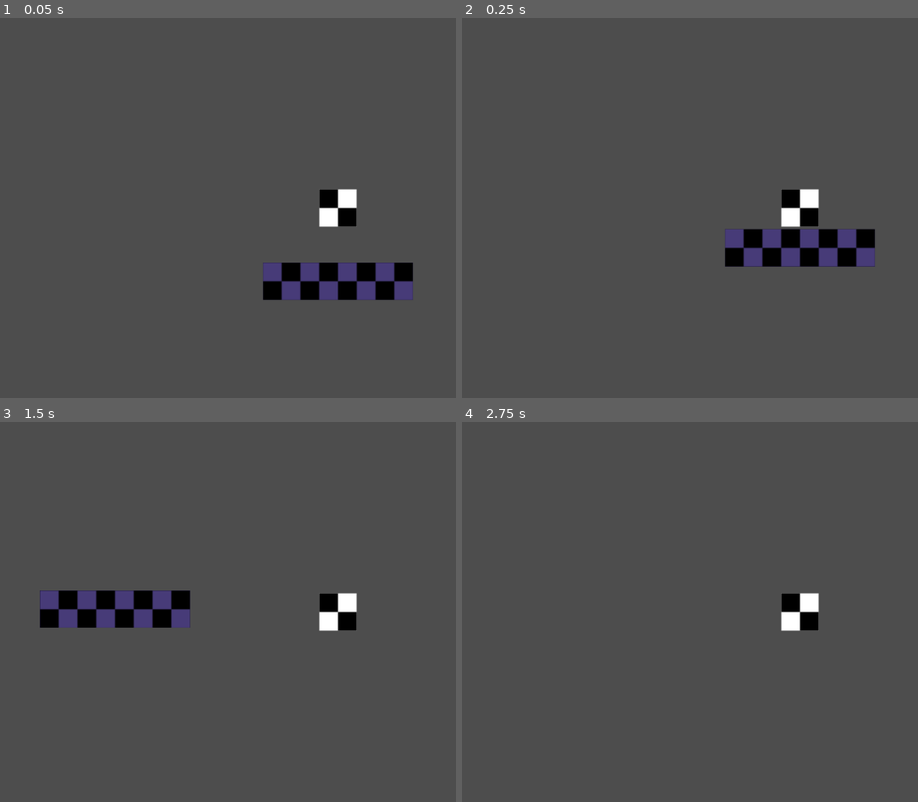
Above: before the commit, frames 1-4 (two rows, left to right).
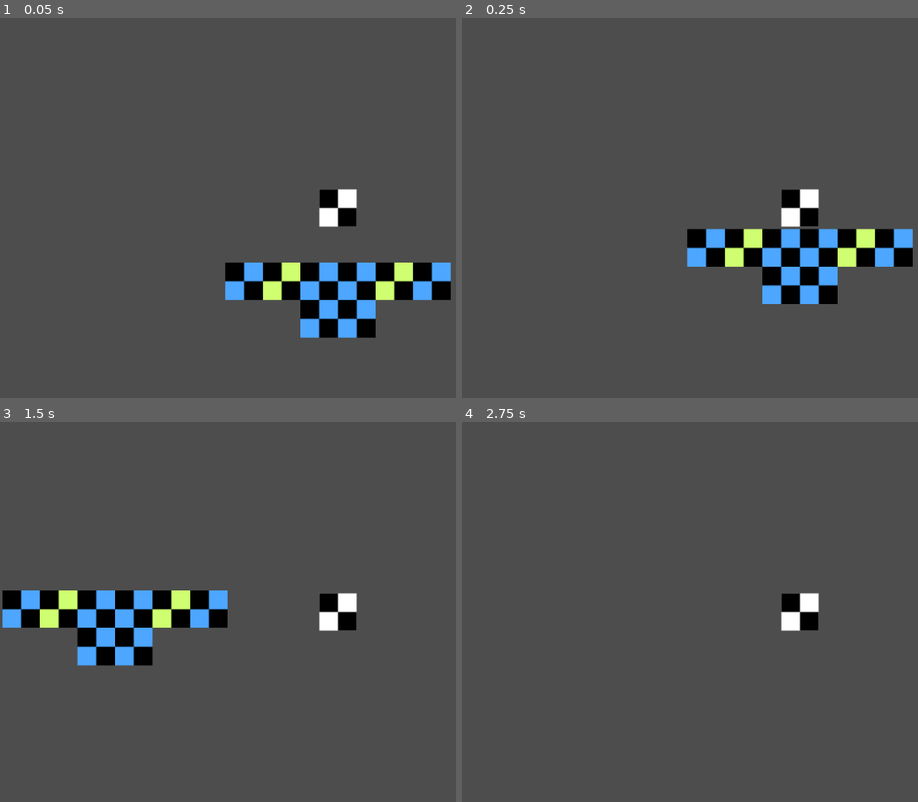
Above: after the commit, the same moments.

Repository: markuslool/school-project
Game: Godot game, scene res://node_2d.tscn
Two runs of this game, one before a commit and one after it. Both use one fixed random seed, a clock stepped at 60 frames per second and the inputs below.
Inputs:
- Up to frame 1 (0.05 s): no input
- Up to frame 2 (0.25 s): no input
- Up to frame 3 (1.5 s): tap Enter (ui_accept) at 0.5, 0.77 s; hold Right (ui_right) from 0.53 s (still down)
- Up to frame 4 (2.75 s): tap Enter (ui_accept) at 1.52 s; release Right (ui_right) at 2.03 s; hold Left (ui_left) from 2.03 s (still down)

The runs differ from the first frame. In frame 1, 6.5% of the frame differs, in the area x 49-99%, y 64-85%; in frame 2, 6.6%, in the area x 49-99%, y 55-76%; in frame 3, 6.5%; in frame 4, nothing differs.

Commit message:
beta_0.2
betaGame

Diff:
--- /dev/null
+++ b/Game/galaxy-jumper/Resorses/tileMapAssets.tres
@@ -0,0 +1,16 @@
+[gd_resource type="TileSet" load_steps=3 format=3 uid="uid://kdgjgut7f0pl"]
+
+[ext_resource type="Texture2D" uid="uid://167nj7l4aroo" path="res://Resorses/tileAssets.png" id="1_k305u"]
+
+[sub_resource type="TileSetAtlasSource" id="TileSetAtlasSource_k305u"]
+texture = ExtResource("1_k305u")
+texture_region_size = Vector2i(32, 32)
+0:0/0 = 0
+0:0/0/physics_layer_0/polygon_0/points = PackedVector2Array(16, -16, -16, -16, -16, 16, 16, 16)
+0:1/0 = 0
+0:1/0/physics_layer_0/polygon_0/points = PackedVector2Array(16, -16, -16, -16, -16, 16, 16, 16)
+
+[resource]
+tile_size = Vector2i(32, 32)
+physics_layer_0/collision_layer = 1
+sources/1 = SubResource("TileSetAtlasSource_k305u")
--- a/Game/galaxy-jumper/node_2d.tscn
+++ b/Game/galaxy-jumper/node_2d.tscn
@@ -1,6 +1,6 @@
-[gd_scene load_steps=5 format=3 uid="uid://c65h3on8d3uw"]
+[gd_scene load_steps=5 format=4 uid="uid://c65h3on8d3uw"]
 
-[ext_resource type="PackedScene" uid="uid://ca5plqlu0mwj1" path="res://preFabs/static_body_2d.tscn" id="1_epypp"]
+[ext_resource type="TileSet" uid="uid://kdgjgut7f0pl" path="res://Resorses/tileMapAssets.tres" id="1_0hol4"]
 [ext_resource type="Shape2D" uid="uid://dx5kbmsis65i0" path="res://Resorses/new_rectangle_shape_2d.tres" id="2_0hol4"]
 [ext_resource type="Script" uid="uid://csp22yx0y1w6v" path="res://Sripts/playerController.gd" id="2_q6r6c"]
 [ext_resource type="Texture2D" uid="uid://5u05f64uuq8o" path="res://Resorses/player.png" id="3_q6r6c"]
@@ -9,16 +9,9 @@
 
 [node name="Level" type="Node" parent="."]
 
-[node name="StaticBody2D" parent="Level" instance=ExtResource("1_epypp")]
-
-[node name="StaticBody2D2" parent="Level" instance=ExtResource("1_epypp")]
-position = Vector2(-32, 0)
-
-[node name="StaticBody2D3" parent="Level" instance=ExtResource("1_epypp")]
-position = Vector2(-64, 0)
-
-[node name="StaticBody2D4" parent="Level" instance=ExtResource("1_epypp")]
-position = Vector2(32, 0)
+[node name="TileMapLayer" type="TileMapLayer" parent="Level"]
+tile_map_data = PackedByteArray("AAD9/wAAAQAAAAAAAAACAAAAAQAAAAAAAAABAAAAAQAAAAEAAAD+/wAAAQAAAAEAAAD//wEAAQAAAAAAAAD//wAAAQAAAAAAAAAAAAEAAQAAAAAAAAAAAAAAAQAAAAAAAAA=")
+tile_set = ExtResource("1_0hol4")
 
 [node name="Player" type="CharacterBody2D" parent="."]
 position = Vector2(0, -48)
@@ -37,3 +30,11 @@
 offset_bottom = 16.0
 texture = ExtResource("3_q6r6c")
 stretch_mode = 1
+
+[node name="Area2D" type="Area2D" parent="."]
+position = Vector2(48, -48)
+
+[node name="CollisionShape2D" type="CollisionShape2D" parent="Area2D"]
+shape = ExtResource("2_0hol4")
+
+[node name="Sprite2D" type="Sprite2D" parent="Area2D"]
Binary file removed: Game/galaxy-jumper/Resorses/betaTexture.png
Binary file added: Game/galaxy-jumper/Resorses/tileAssets.png
Not shown, changed: Game/galaxy-jumper/Resorses/tileAssets.png.import
